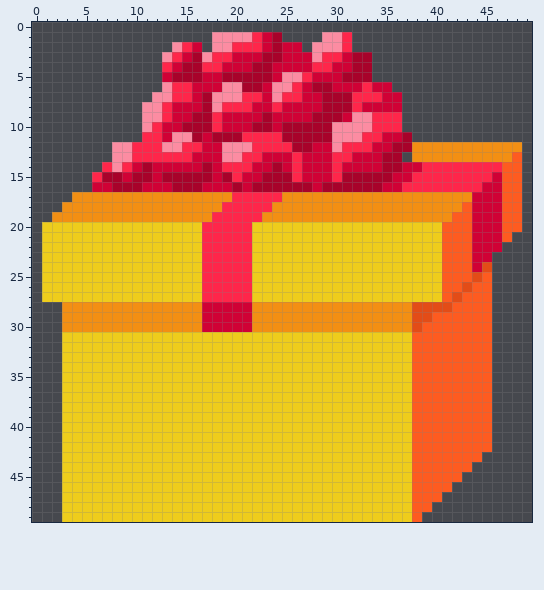
Pixel-art sprite -- happy-birthday-tyler-2023/cg-gift-4.png. The first picture shows the starting point.
The file is 50x50 pixels.
Now the later version:
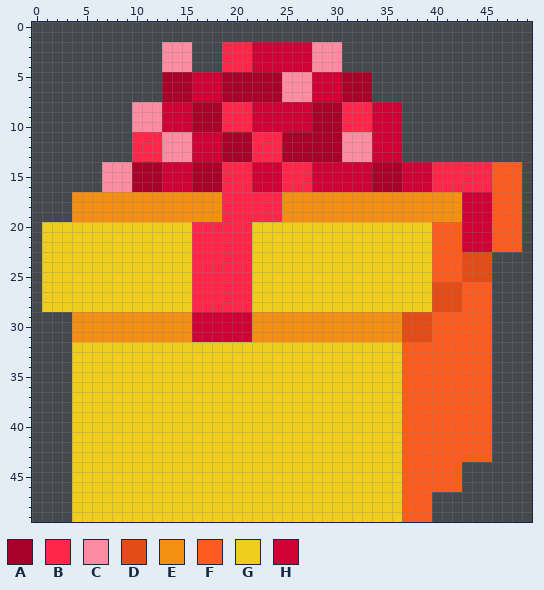
Palette (. is transparent): A #a8022a  B #ff264a  C #fc8ca2  D #e34c17  E #f38f13  F #fe5b20  G #eecd1c  H #d00135
The commit says: gifts pixelate update
What changed:
@@ x 0..49 @@
  0 ..................................................
- 1 ..................CCCCBHA....CCB..................
- 2 ..............CBH.CCBBBHAHH.CCCB..................
- 3 .............CBHACBBHHHAAHHHCBBHAA................
- 4 .............BHAABBHHHAAHHHHBBHHAA................
- 5 .............HAAAHHAAAAAHCCBHHHAAA................
- 6 .............CBBHHHCCAAHCCBHAAHHHBHH..............
- 7 ............CCBBHACCCBBHCBBHHAAABBBHH.............
- 8 ...........CCBHHHACBBBHHBHHHHAAABHHHH.............
- 9 ...........CCBHHAABHHHHAHHHHAAAHCCBBB.............
-10 ...........CBHHAAABHHHAAHAAAAACCCCBBB.............
-11 ...........BBHCCAHAAABBBBAAAAACCCBBHHA............
-12 ........CCBBBCCBBHHCCCBBBBAAHHCBBBHHAAEEEEEEEEEEE.
-13 ........CCBBBBBBHHHCCBBHHHBHHHBBHHHAA.EEEEEEEEEEF.
-14 .......BCBHAHHHHHAHBBBHHAHBHHHBHHHHAAHHBBBBBBBBFF.
-15 ......BAAHAAHAAAAAHABHHAAABHHHBAAAAAHHBBBBBBBBHFF.
-16 ......HHAAAHHHAAAHHHAHAAAAAAHAAAAAAHHBBBBBBBBHHFF.
-17 ....EEEEEEEEEEEEEEEEBBBBBEEEEEEEEEEEEEEEEEEEHHHFF.
-18 ...EEEEEEEEEEEEEEEEBBBBBEEEEEEEEEEEEEEEEEEEFHHHFF.
-19 ..EEEEEEEEEEEEEEEEBBBBBEEEEEEEEEEEEEEEEEEEFFHHHFF.
-20 .GGGGGGGGGGGGGGGGBBBBBGGGGGGGGGGGGGGGGGGGFFFHHHFF.
-21 .GGGGGGGGGGGGGGGGBBBBBGGGGGGGGGGGGGGGGGGGFFFHHHF..
-22 .GGGGGGGGGGGGGGGGBBBBBGGGGGGGGGGGGGGGGGGGFFFHHH...
-23 .GGGGGGGGGGGGGGGGBBBBBGGGGGGGGGGGGGGGGGGGFFFHH....
-24 .GGGGGGGGGGGGGGGGBBBBBGGGGGGGGGGGGGGGGGGGFFFHD....
-25 .GGGGGGGGGGGGGGGGBBBBBGGGGGGGGGGGGGGGGGGGFFFDF....
-26 .GGGGGGGGGGGGGGGGBBBBBGGGGGGGGGGGGGGGGGGGFFDFF....
-27 .GGGGGGGGGGGGGGGGBBBBBGGGGGGGGGGGGGGGGGGGFDFFF....
-28 ...EEEEEEEEEEEEEEHHHHHEEEEEEEEEEEEEEEEDDDDFFFF....
-29 ...EEEEEEEEEEEEEEHHHHHEEEEEEEEEEEEEEEEDDFFFFFF....
-30 ...EEEEEEEEEEEEEEHHHHHEEEEEEEEEEEEEEEEDFFFFFFF....
-31 ...GGGGGGGGGGGGGGGGGGGGGGGGGGGGGGGGGGGFFFFFFFF....
-32 ...GGGGGGGGGGGGGGGGGGGGGGGGGGGGGGGGGGGFFFFFFFF....
-33 ...GGGGGGGGGGGGGGGGGGGGGGGGGGGGGGGGGGGFFFFFFFF....
-34 ...GGGGGGGGGGGGGGGGGGGGGGGGGGGGGGGGGGGFFFFFFFF....
-35 ...GGGGGGGGGGGGGGGGGGGGGGGGGGGGGGGGGGGFFFFFFFF....
-36 ...GGGGGGGGGGGGGGGGGGGGGGGGGGGGGGGGGGGFFFFFFFF....
-37 ...GGGGGGGGGGGGGGGGGGGGGGGGGGGGGGGGGGGFFFFFFFF....
-38 ...GGGGGGGGGGGGGGGGGGGGGGGGGGGGGGGGGGGFFFFFFFF....
-39 ...GGGGGGGGGGGGGGGGGGGGGGGGGGGGGGGGGGGFFFFFFFF....
-40 ...GGGGGGGGGGGGGGGGGGGGGGGGGGGGGGGGGGGFFFFFFFF....
-41 ...GGGGGGGGGGGGGGGGGGGGGGGGGGGGGGGGGGGFFFFFFFF....
-42 ...GGGGGGGGGGGGGGGGGGGGGGGGGGGGGGGGGGGFFFFFFFF....
-43 ...GGGGGGGGGGGGGGGGGGGGGGGGGGGGGGGGGGGFFFFFFF.....
-44 ...GGGGGGGGGGGGGGGGGGGGGGGGGGGGGGGGGGGFFFFFF......
-45 ...GGGGGGGGGGGGGGGGGGGGGGGGGGGGGGGGGGGFFFFF.......
-46 ...GGGGGGGGGGGGGGGGGGGGGGGGGGGGGGGGGGGFFFF........
-47 ...GGGGGGGGGGGGGGGGGGGGGGGGGGGGGGGGGGGFFF.........
-48 ...GGGGGGGGGGGGGGGGGGGGGGGGGGGGGGGGGGGFF..........
-49 ...GGGGGGGGGGGGGGGGGGGGGGGGGGGGGGGGGGGF...........
+ 1 ..................................................
+ 2 .............CCC...BBBHHHHHHCCC...................
+ 3 .............CCC...BBBHHHHHHCCC...................
+ 4 .............CCC...BBBHHHHHHCCC...................
+ 5 .............AAAHHHAAAAAACCCHHHAAA................
+ 6 .............AAAHHHAAAAAACCCHHHAAA................
+ 7 .............AAAHHHAAAAAACCCHHHAAA................
+ 8 ..........CCCHHHAAABBBHHHHHHAAABBBHHH.............
+ 9 ..........CCCHHHAAABBBHHHHHHAAABBBHHH.............
+10 ..........CCCHHHAAABBBHHHHHHAAABBBHHH.............
+11 ..........BBBCCCHHHAAABBBAAAAAACCCHHH.............
+12 ..........BBBCCCHHHAAABBBAAAAAACCCHHH.............
+13 ..........BBBCCCHHHAAABBBAAAAAACCCHHH.............
+14 .......CCCAAAHHHAAABBBHHHBBBHHHHHHAAAHHHBBBBBBFFF.
+15 .......CCCAAAHHHAAABBBHHHBBBHHHHHHAAAHHHBBBBBBFFF.
+16 .......CCCAAAHHHAAABBBHHHBBBHHHHHHAAAHHHBBBBBBFFF.
+17 ....EEEEEEEEEEEEEEEBBBBBBEEEEEEEEEEEEEEEEEEHHHFFF.
+18 ....EEEEEEEEEEEEEEEBBBBBBEEEEEEEEEEEEEEEEEEHHHFFF.
+19 ....EEEEEEEEEEEEEEEBBBBBBEEEEEEEEEEEEEEEEEEHHHFFF.
+20 .GGGGGGGGGGGGGGGBBBBBBGGGGGGGGGGGGGGGGGGFFFHHHFFF.
+21 .GGGGGGGGGGGGGGGBBBBBBGGGGGGGGGGGGGGGGGGFFFHHHFFF.
+22 .GGGGGGGGGGGGGGGBBBBBBGGGGGGGGGGGGGGGGGGFFFHHHFFF.
+23 .GGGGGGGGGGGGGGGBBBBBBGGGGGGGGGGGGGGGGGGFFFDDD....
+24 .GGGGGGGGGGGGGGGBBBBBBGGGGGGGGGGGGGGGGGGFFFDDD....
+25 .GGGGGGGGGGGGGGGBBBBBBGGGGGGGGGGGGGGGGGGFFFDDD....
+26 .GGGGGGGGGGGGGGGBBBBBBGGGGGGGGGGGGGGGGGGDDDFFF....
+27 .GGGGGGGGGGGGGGGBBBBBBGGGGGGGGGGGGGGGGGGDDDFFF....
+28 .GGGGGGGGGGGGGGGBBBBBBGGGGGGGGGGGGGGGGGGDDDFFF....
+29 ....EEEEEEEEEEEEHHHHHHEEEEEEEEEEEEEEEDDDFFFFFF....
+30 ....EEEEEEEEEEEEHHHHHHEEEEEEEEEEEEEEEDDDFFFFFF....
+31 ....EEEEEEEEEEEEHHHHHHEEEEEEEEEEEEEEEDDDFFFFFF....
+32 ....GGGGGGGGGGGGGGGGGGGGGGGGGGGGGGGGGFFFFFFFFF....
+33 ....GGGGGGGGGGGGGGGGGGGGGGGGGGGGGGGGGFFFFFFFFF....
+34 ....GGGGGGGGGGGGGGGGGGGGGGGGGGGGGGGGGFFFFFFFFF....
+35 ....GGGGGGGGGGGGGGGGGGGGGGGGGGGGGGGGGFFFFFFFFF....
+36 ....GGGGGGGGGGGGGGGGGGGGGGGGGGGGGGGGGFFFFFFFFF....
+37 ....GGGGGGGGGGGGGGGGGGGGGGGGGGGGGGGGGFFFFFFFFF....
+38 ....GGGGGGGGGGGGGGGGGGGGGGGGGGGGGGGGGFFFFFFFFF....
+39 ....GGGGGGGGGGGGGGGGGGGGGGGGGGGGGGGGGFFFFFFFFF....
+40 ....GGGGGGGGGGGGGGGGGGGGGGGGGGGGGGGGGFFFFFFFFF....
+41 ....GGGGGGGGGGGGGGGGGGGGGGGGGGGGGGGGGFFFFFFFFF....
+42 ....GGGGGGGGGGGGGGGGGGGGGGGGGGGGGGGGGFFFFFFFFF....
+43 ....GGGGGGGGGGGGGGGGGGGGGGGGGGGGGGGGGFFFFFFFFF....
+44 ....GGGGGGGGGGGGGGGGGGGGGGGGGGGGGGGGGFFFFFF.......
+45 ....GGGGGGGGGGGGGGGGGGGGGGGGGGGGGGGGGFFFFFF.......
+46 ....GGGGGGGGGGGGGGGGGGGGGGGGGGGGGGGGGFFFFFF.......
+47 ....GGGGGGGGGGGGGGGGGGGGGGGGGGGGGGGGGFFF..........
+48 ....GGGGGGGGGGGGGGGGGGGGGGGGGGGGGGGGGFFF..........
+49 ....GGGGGGGGGGGGGGGGGGGGGGGGGGGGGGGGGFFF..........
Changed places in both pictures, as pixel boxes (x1, y1, x2, y2):
changed: (42, 32, 522, 522)
